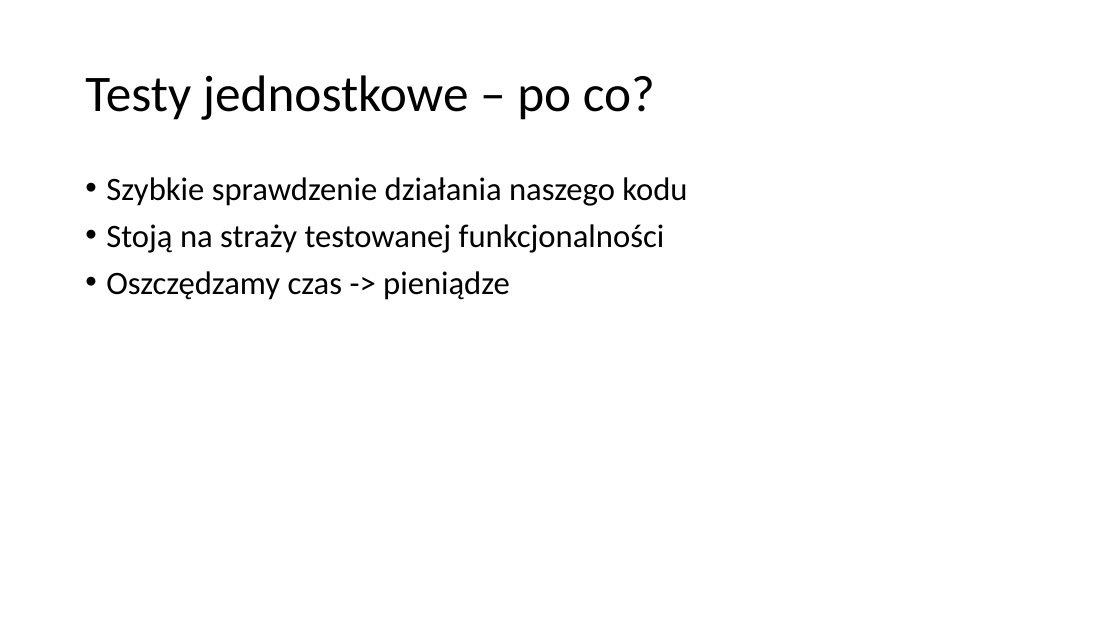
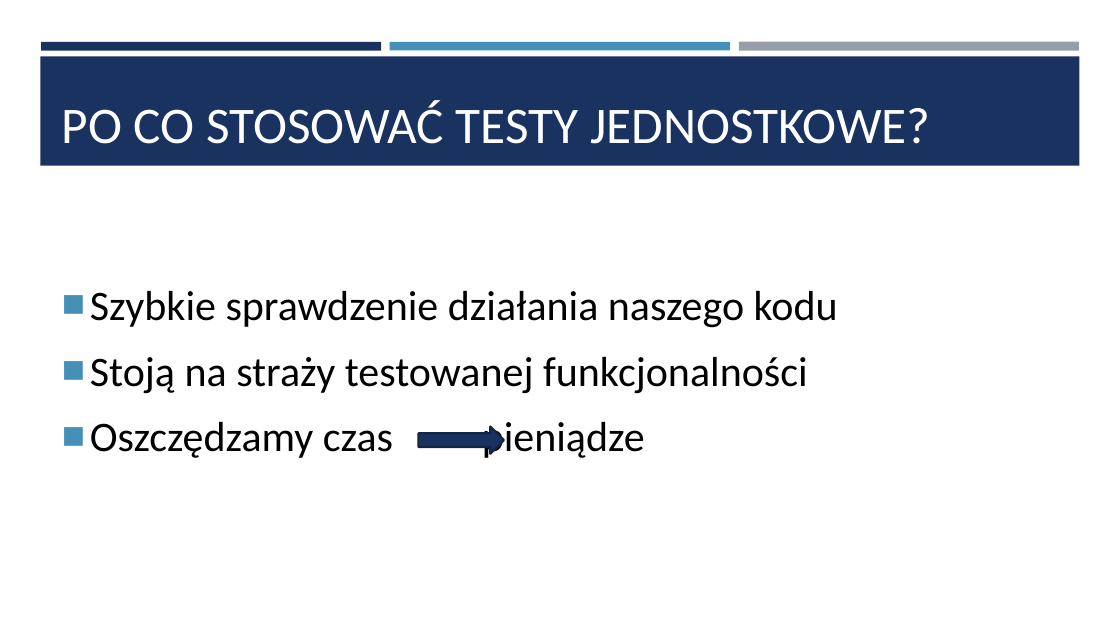
Before and after one commit to saamed/unit-test-workshops, a slide deck: slide 5 of docs/Testy jednostkowe.pptx (slide 3 before the commit). Drawn at 1120x630 pixels with LibreOffice and Linux fonts; fonts in the diff are those of the drawing. Boxes give left, top, right and bottom in pixels: in the first picture for what was removed or moved away, otherwise in the second. Text is boxed around its words. In the diff, an @@ line names an element or a change of style, - is before the commit and + after.

```diff
--- a/docs/Testy jednostkowe.pptx
+++ b/docs/Testy jednostkowe.pptx
@@ rectangle added at box(40, 56, 1080, 166), fill #1A3260 @@
@@ rectangle added at box(41, 42, 381, 50), fill #1A3260 @@
@@ rectangle added at box(390, 42, 730, 50), fill #4590B8 @@
@@ rectangle added at box(739, 42, 1079, 51), fill #969FA7 @@
@@ title "PO CO STOSOWAĆ TESTY JEDNOSTKOWE?" at box(62, 100, 930, 144): vertical alignment middle to bottom @@
@@ title at box(62, 100, 930, 144): text changed; text colour #000000 to #FFFFFF @@
-Testy jednostkowe – po co?
+PO CO STOSOWAĆ TESTY JEDNOSTKOWE?
@@ text "Szybkie sprawdzenie działania naszego kodu": place and size @@
-text "Szybkie sprawdzenie działania naszego kodu" at box(106, 177, 687, 300)
+text "Szybkie sprawdzenie działania naszego kodu" at box(90, 291, 838, 458)
@@ text "Szybkie sprawdzenie działania naszego kodu" at box(90, 291, 838, 458): vertical alignment top to middle @@
@@ text at box(90, 291, 838, 394): size 28 to 36 pt in "Szybkie sprawdzenie działania naszego kodu", "Stoją na straży testowanej funkcjonalności"; bullet • to ■; line spacing 0.9 to 1; more space between paragraphs @@
@@ text at box(90, 422, 645, 458): text changed; size 28 to 36 pt @@
-• Oszczędzamy czas -> pieniądze
+■ Oszczędzamy czas pieniądze
@@ right arrow added at box(418, 427, 504, 455), fill #1A3260, outline #132547 1.75 pt @@
```
Also in this commit, not shown: 9 other slides changed, 5 slides added, 3 slides removed.
